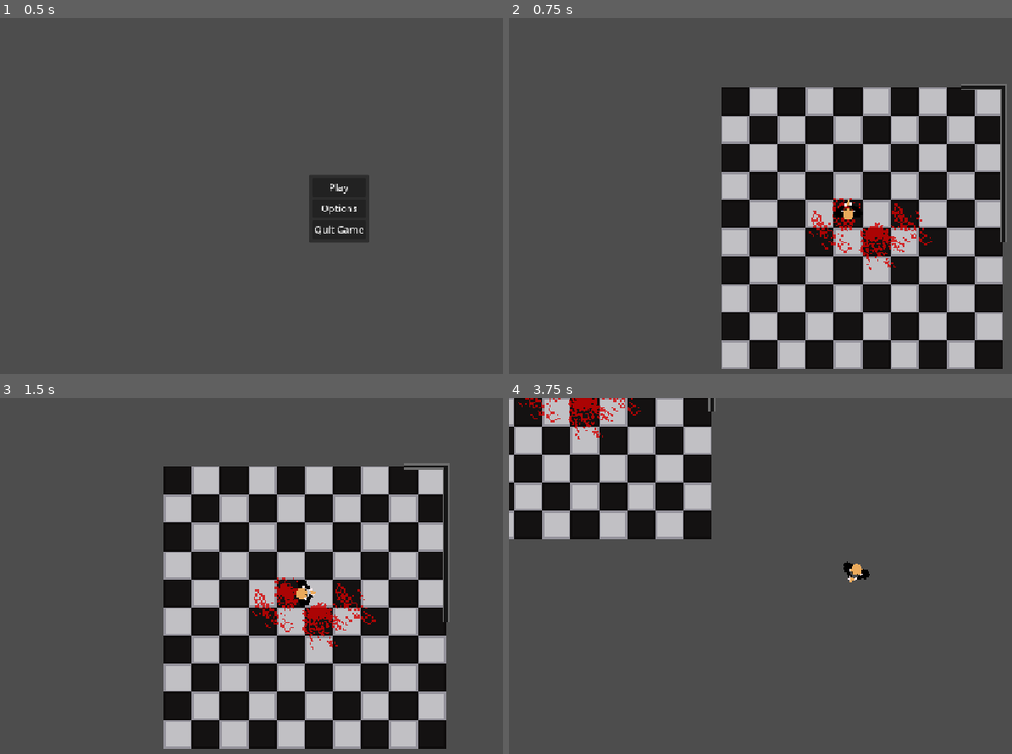
Above: before the commit, frames 1-4 (two rows, left to right).
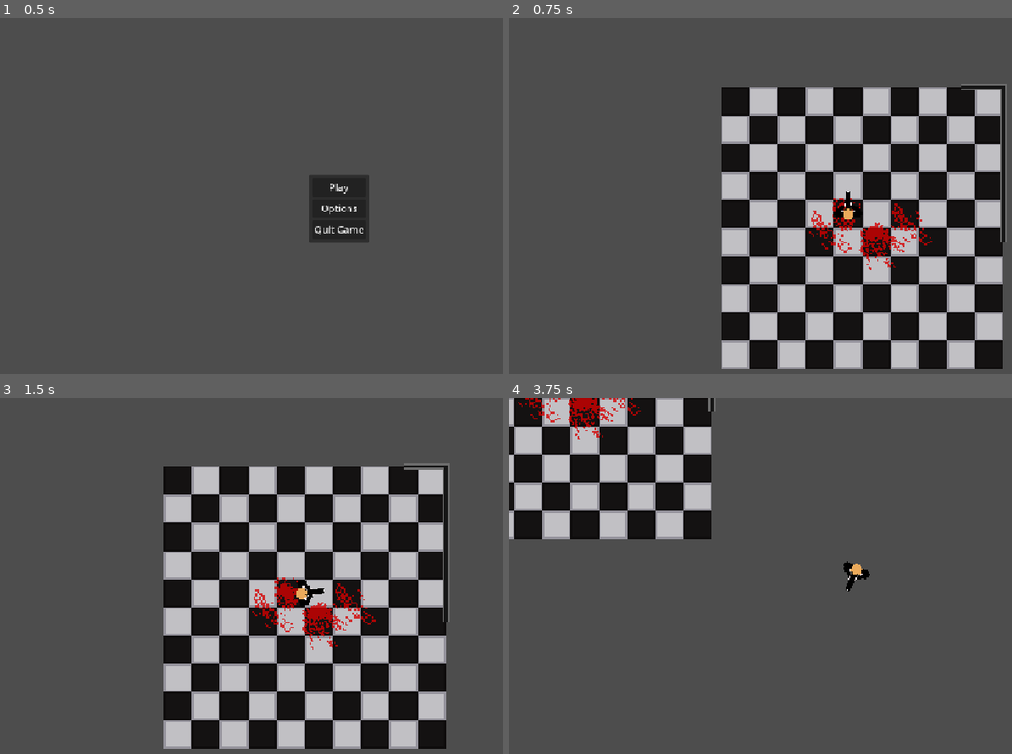
Above: after the commit, the same moments.

Repository: sparkworm/STATE
Game: Godot game, scene res://scenes/game.tscn
Two runs of this game, one before a commit and one after it. Both use one fixed random seed, a clock stepped at 60 frames per second and the inputs below.
Inputs (mouse positions are in pixels of both pictures, inside the frame that each line leads up to):
- Up to frame 1 (0.5 s): no input
- Up to frame 2 (0.75 s): click "Play" at 0.5 s
- Up to frame 3 (1.5 s): tap Enter at 1.25 s; move the mouse to (487, 568) at 1.27 s; hold D (move_right) from 1.28 s (still down); click (487, 568) at 1.35 s
- Up to frame 4 (3.75 s): move the mouse to (710, 608) at 2.02 s; release D (move_right) at 2.03 s; hold S (move_down) 2.03-2.78 s; click (710, 608) at 2.1 s; move the mouse to (916, 504) at 2.77 s; hold D (move_right) 2.78-3.53 s; click (916, 504) at 2.85 s; move the mouse to (815, 665) at 3.52 s; hold W (move_up) from 3.53 s (still down); click (815, 665) at 3.6 s

Frame 1 is identical in both runs. In frame 2, less than 0.1% of the frame differs, in the area x 67-68%, y 48-54%; in frame 3, less than 0.1%, in the area x 61-65%, y 53-56%; in frame 4, less than 0.1%.

Commit message:
Added texture for glock17

Diff:
--- a/project_time.json
+++ b/project_time.json
@@ -1,14 +1,14 @@
 {
-  "2D": 898.0,
+  "2D": 1160.0,
   "3D": 0.0,
   "ASSETLIB": 0.0,
-  "GAME": 797.0,
-  "SCRIPT": 11956.0,
+  "GAME": 858.0,
+  "SCRIPT": 11969.0,
   "current_screen": "2D",
-  "external_time": 15244.0,
+  "external_time": 15812.0,
   "idle_time": 0.0,
   "idle_time_out": 5.0,
-  "project_time": 13664.0,
+  "project_time": 14000.0,
   "rest_time_enabled": false,
   "rest_time_value": 15.0
 }
--- a/scenes/wieldable/glock_17.tscn
+++ b/scenes/wieldable/glock_17.tscn
@@ -1,10 +1,18 @@
-[gd_scene load_steps=2 format=3 uid="uid://c7eup1hsit4r"]
+[gd_scene load_steps=3 format=3 uid="uid://c7eup1hsit4r"]
 
 [ext_resource type="PackedScene" uid="uid://c58txqxqr8dq5" path="res://scenes/parent/wieldable_gun.tscn" id="1_0flrl"]
+[ext_resource type="Texture2D" uid="uid://c0lq3h686dq8n" path="res://textures/weapon/top_glock17.png" id="2_kmfxp"]
 
 [node name="Glock17" instance=ExtResource("1_0flrl")]
 mag_reloadable = true
 item_name = "Glock 17"
 
+[node name="ProjectileSpawner" parent="." index="0"]
+position = Vector2(12, 0)
+
 [node name="TimerFire" parent="." index="2"]
 wait_time = 0.1
+
+[node name="Sprite2D" parent="." index="4"]
+position = Vector2(6, -0.5)
+texture = ExtResource("2_kmfxp")
Binary file added: textures/weapon/side_glock17.png
Not shown, added: textures/weapon/side_glock17.png.import
Binary file added: textures/weapon/top_glock17.png
Not shown, added: textures/weapon/top_glock17.png.import
Not shown, added: textures/pxo/glock17.pxo
